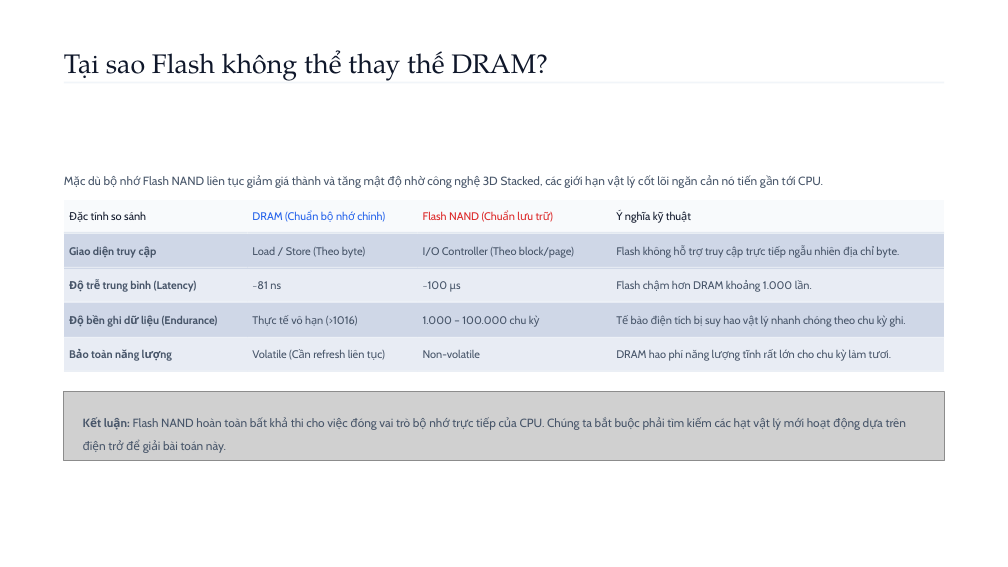
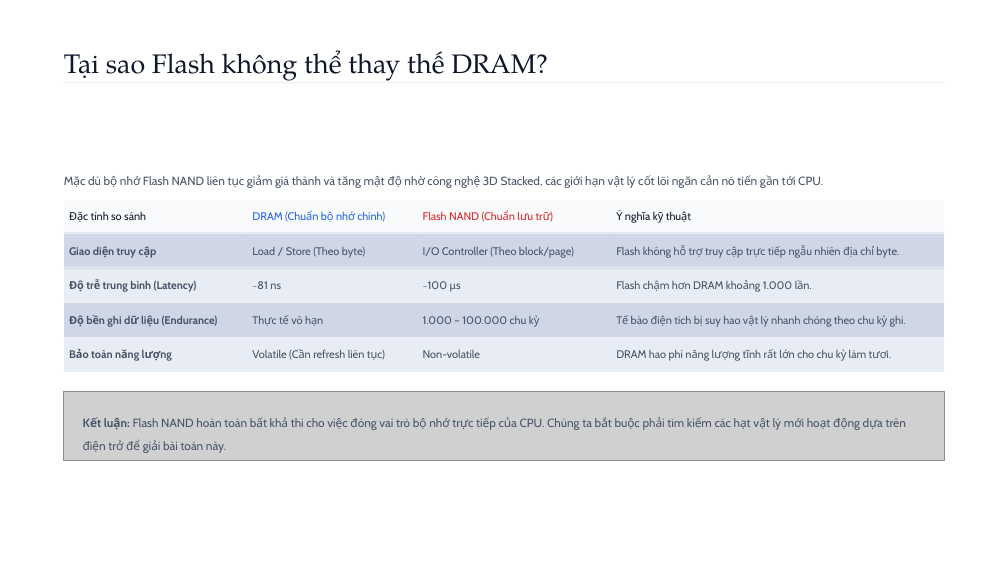
Before and after one commit to dhloc1709/IT2004.CH201, a slide deck: slide 4 of report/report.pptx. Drawn at 1008x567 pixels with LibreOffice and Linux fonts; fonts in the diff are those of the drawing; grey boxes stand for pictures; background and template pictures are left out. Boxes give left, top, right and bottom in pixels: in the first picture for what was removed or moved away, otherwise in the second. Text is boxed around its words. In the diff, an @@ line names an element or a change of style, - is before the commit and + after.

```diff
--- a/report/report.pptx
+++ b/report/report.pptx
@@ table at bbox=[64, 200, 944, 372] @@
-row 4, column 2: Thực tế vô hạn (>1016)
+row 4, column 2: Thực tế vô hạn
```
Also in this commit, not shown: 13 other slides changed, 2 slides removed.
